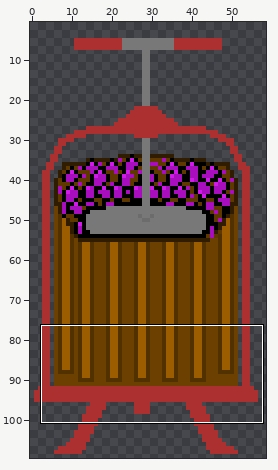
Sprite sheet: assets/pressFullRedUnpressed2.png. Above: a wide view before the commit, with the close-up outlined.
Close-up. As it was:
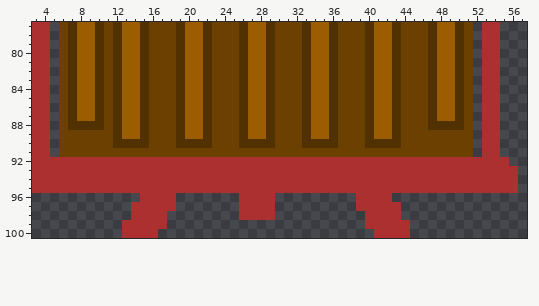
The file is 59x110 pixels. Shown: x 3..57, y 77..100. The wide view leaves out empty margins.
And afterwards:
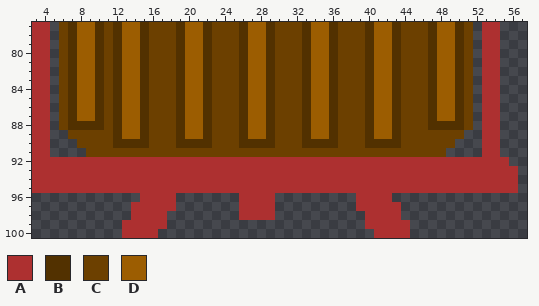
Palette (. is transparent): A #ad3030  B #523100  C #6c4000  D #9c5d01
Change:
Colour C is gone in row 89 at x 6 and 51; in row 90 at x 6 to 7 and 50 to 51; in row 91 at x 6 to 8 and 49 to 51.
